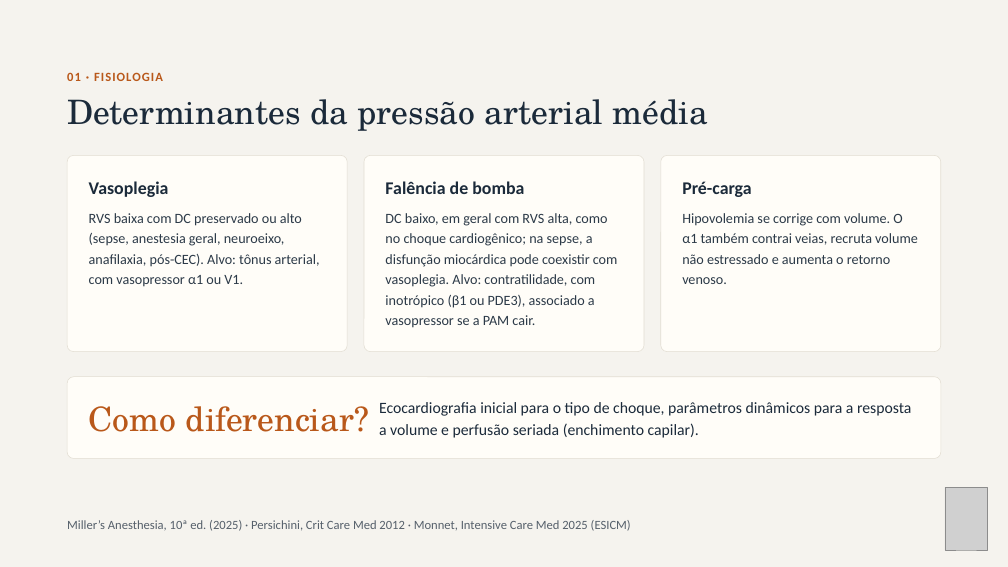
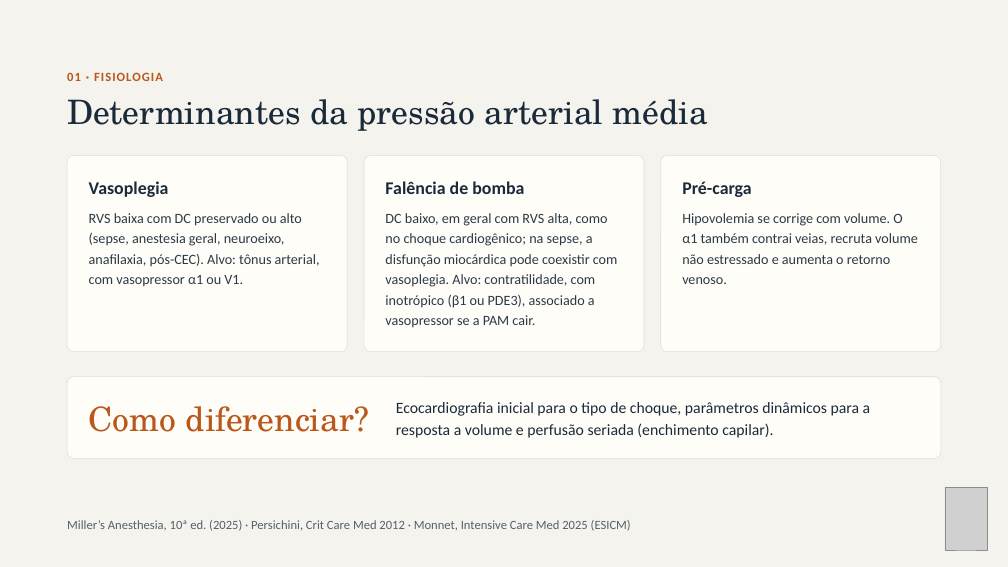
Before and after one commit to brunomoraesdubois-bit/Bruno, a slide deck: slide 3 of apresentacao/Aminas_Vasoativas.pptx. Drawn at 1008x567 pixels with LibreOffice and Linux fonts; fonts in the diff are those of the drawing; grey boxes stand for pictures. Boxes give left, top, right and bottom in pixels: in the first picture for what was removed or moved away, otherwise in the second. Text is boxed around its words. In the diff, an @@ line names an element or a change of style, - is before the commit and + after.

```diff
--- a/apresentacao/Aminas_Vasoativas.pptx
+++ b/apresentacao/Aminas_Vasoativas.pptx
@@ text "Ecocardiografia inicial para o tipo ..." rewrapped from box(379, 402, 911, 438) to box(396, 402, 871, 438) @@
```
Also in this commit, not shown: 7 other slides changed, 24 other files.
